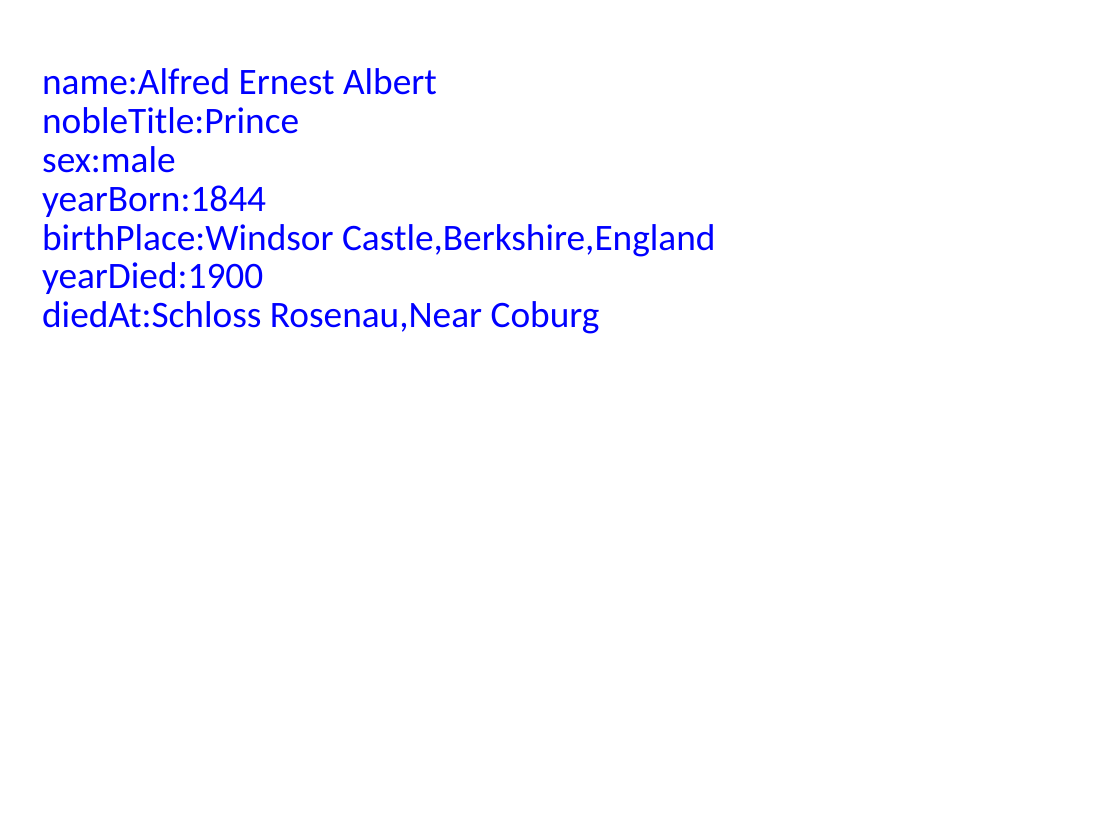
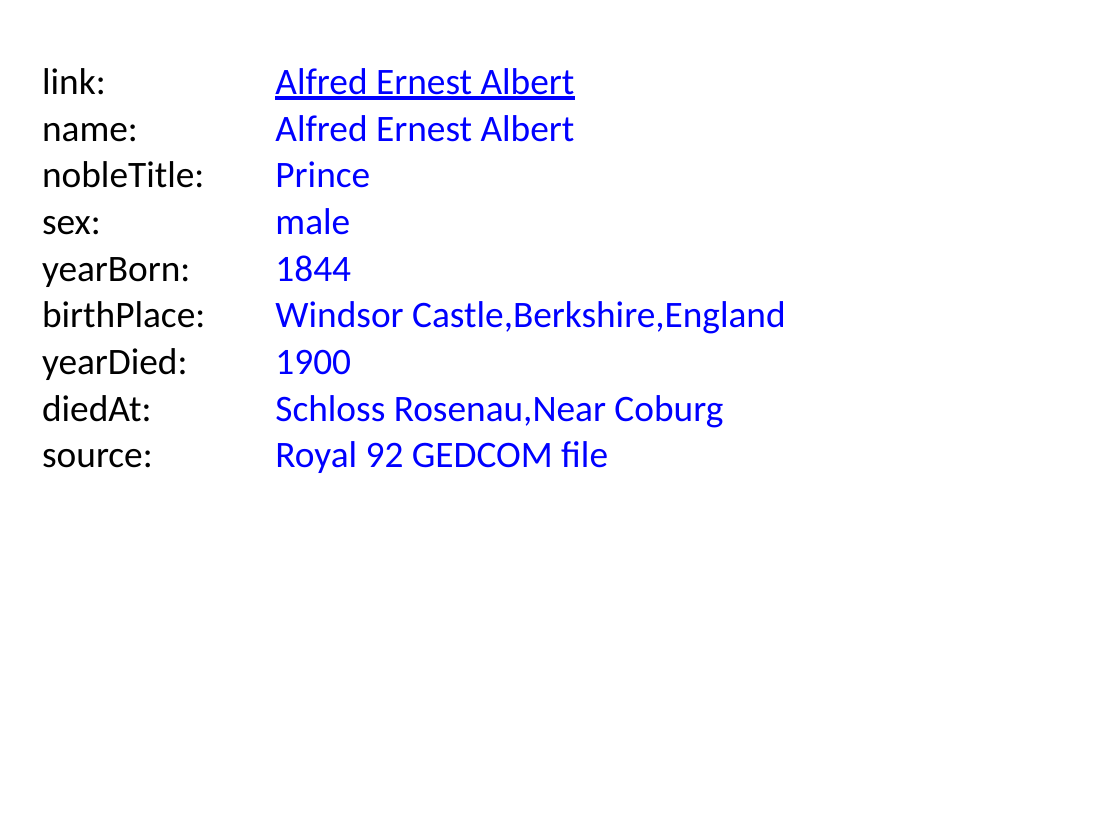
Before and after one commit to BITPlan/com.bitplan.simplegraph, a slide deck: slide 5 of QueenVictoria.pptx. Drawn at 1120x840 pixels with LibreOffice and Linux fonts; fonts in the diff are those of the drawing. Boxes give left, top, right and bottom in pixels: in the first picture for what was removed or moved away, otherwise in the second. Text is boxed around its words. In the diff, an @@ line names an element or a change of style, - is before the commit and + after.

```diff
--- a/QueenVictoria.pptx
+++ b/QueenVictoria.pptx
@@ text added at <box>42,68,106,95</box>, 24 pt, text #000000 @@
+link:
@@ text at <box>275,68,575,100</box>: text changed @@
-name:Alfred Ernest Albert
+Alfred Ernest Albert
@@ text added at <box>275,115,575,142</box>, 24 pt, text #0000FF @@
+Alfred Ernest Albert
@@ text added at <box>42,123,138,142</box>, 24 pt, text #000000 @@
+name:
@@ text added at <box>42,161,204,188</box>, 24 pt, text #000000 @@
+nobleTitle:
@@ text at <box>275,161,370,188</box>: text changed @@
-nobleTitle:Prince
+Prince
@@ text at <box>275,208,350,235</box>: text changed @@
-sex:male
+male
@@ text added at <box>42,216,101,235</box>, 24 pt, text #000000 @@
+sex:
@@ text added at <box>42,257,190,287</box>, 24 pt, text #000000 @@
+yearBorn:
@@ text at <box>275,255,351,282</box>: text changed @@
-yearBorn:1844
+1844
@@ text added at <box>42,301,205,328</box>, 24 pt, text #000000 @@
+birthPlace:
@@ text at <box>275,301,785,334</box>: text changed @@
-birthPlace:Windsor Castle,Berkshire,England
+Windsor Castle,Berkshire,England
@@ text added at <box>42,348,187,380</box>, 24 pt, text #000000 @@
+yearDied:
@@ text at <box>275,349,351,375</box>: text changed @@
-yearDied:1900
+1900
@@ text added at <box>42,395,151,422</box>, 24 pt, text #000000 @@
+diedAt:
@@ text at <box>275,395,723,428</box>: text changed @@
-diedAt:Schloss Rosenau,Near Coburg
+Schloss Rosenau,Near Coburg
@@ text added at <box>42,449,153,468</box>, 24 pt, text #000000 @@
+source:
@@ text added at <box>275,441,608,473</box>, 24 pt, text #0000FF @@
+Royal 92 GEDCOM file
```
Also in this commit, not shown: 9 other slides changed, 15 other files.
